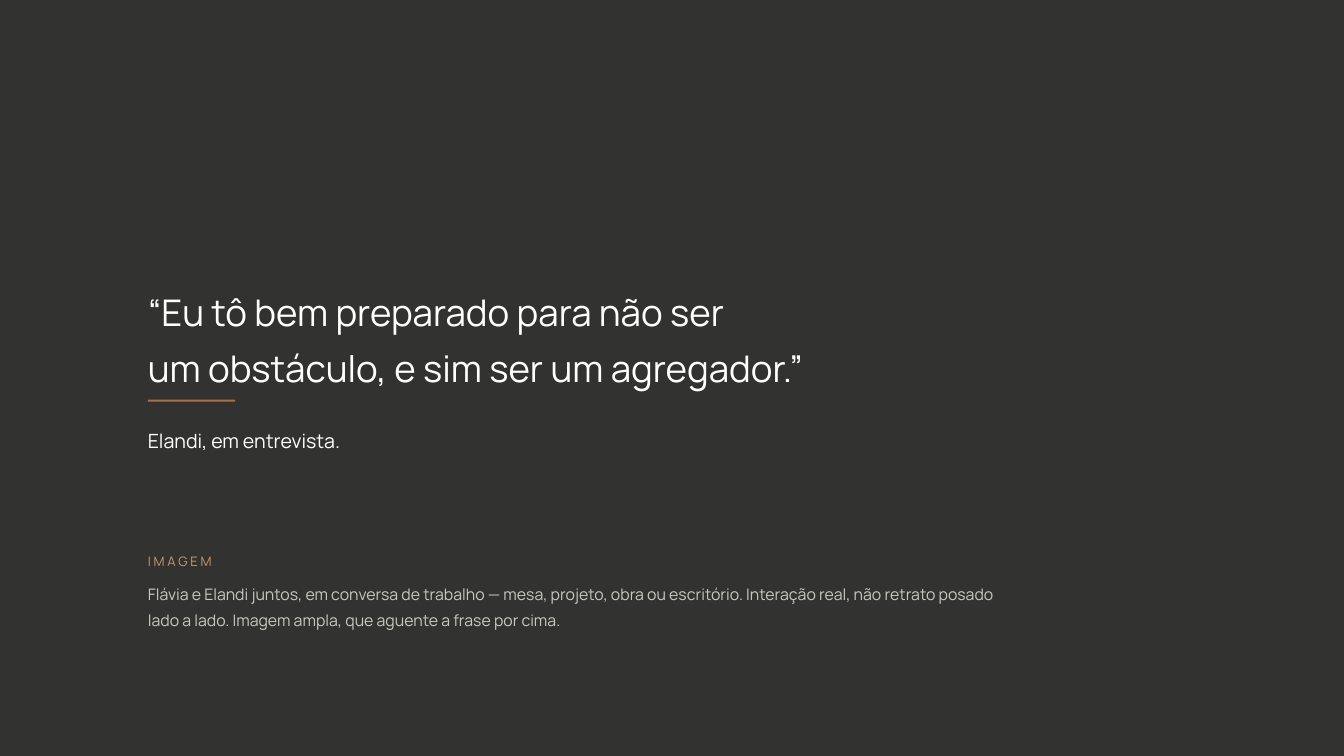
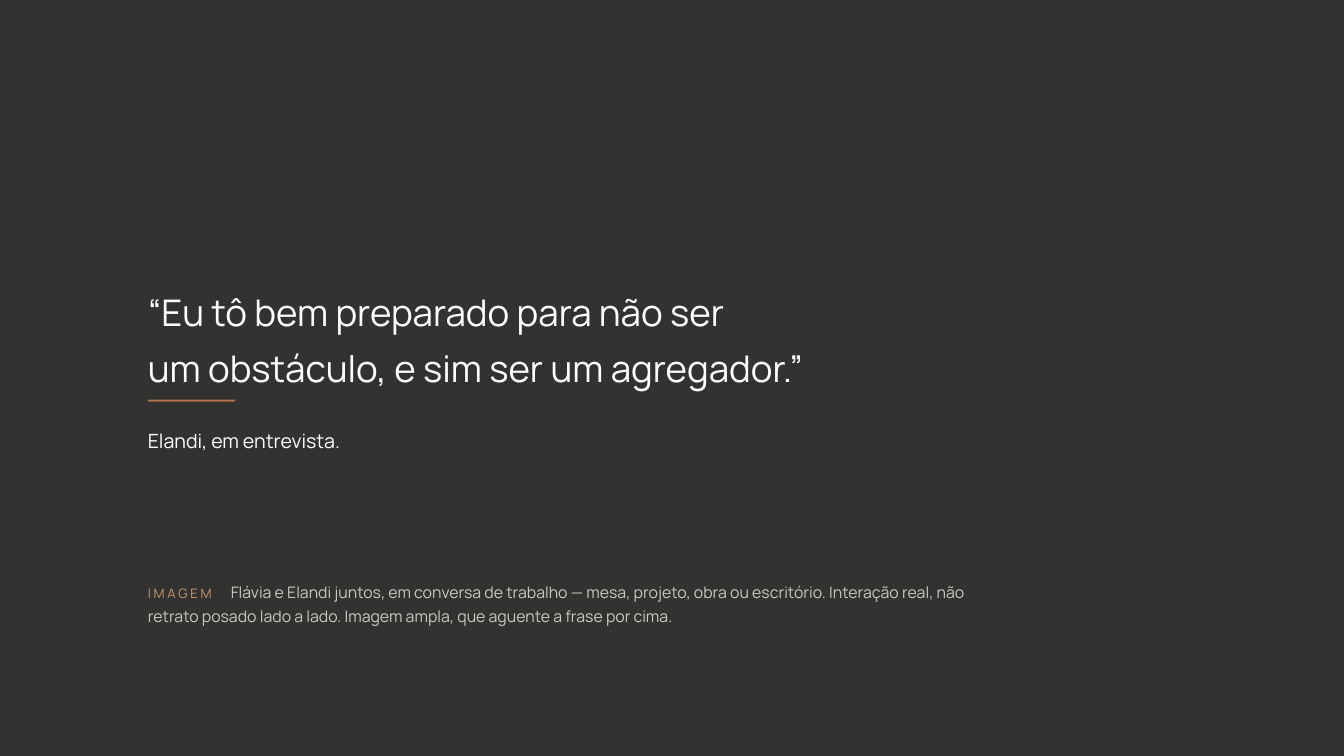
Before and after one commit to kellyalbertkabrand/Apresentacao_Revelacao_de_Essencia, a slide deck: slide 17 of clientes/flavia-muccelin/Duas-Trajetorias-Uma-Nova-Forca-Flavia-e-Elandi.pptx. Drawn at 1344x756 pixels with LibreOffice and Linux fonts; fonts in the diff are those of the drawing; background and template pictures are left out; a plain dark background stands for a picture behind light text. Boxes give left, top, right and bottom in pixels: in the first picture for what was removed or moved away, otherwise in the second. Text is boxed around its words. In the diff, an @@ line names an element or a change of style, - is before the commit and + after.

```diff
--- a/clientes/flavia-muccelin/Duas-Trajetorias-Uma-Nova-Forca-Flavia-e-Elandi.pptx
+++ b/clientes/flavia-muccelin/Duas-Trajetorias-Uma-Nova-Forca-Flavia-e-Elandi.pptx
@@ text removed at [148, 556, 212, 566] @@
-IMAGEM
@@ text at [148, 585, 965, 626]: text changed @@
-Flávia e Elandi juntos, em conversa de trabalho — mesa, projeto, obra ou escritório. Interação real, não retrato posado lado a lado. Imagem ampla, que aguente a frase por cima.
+IMAGEM Flávia e Elandi juntos, em conversa de trabalho — mesa, projeto, obra ou escritório. Interação real, não retrato posado lado a lado. Imagem ampla, que aguente a frase por cima.
```
Also in this commit, not shown: 19 other files.
